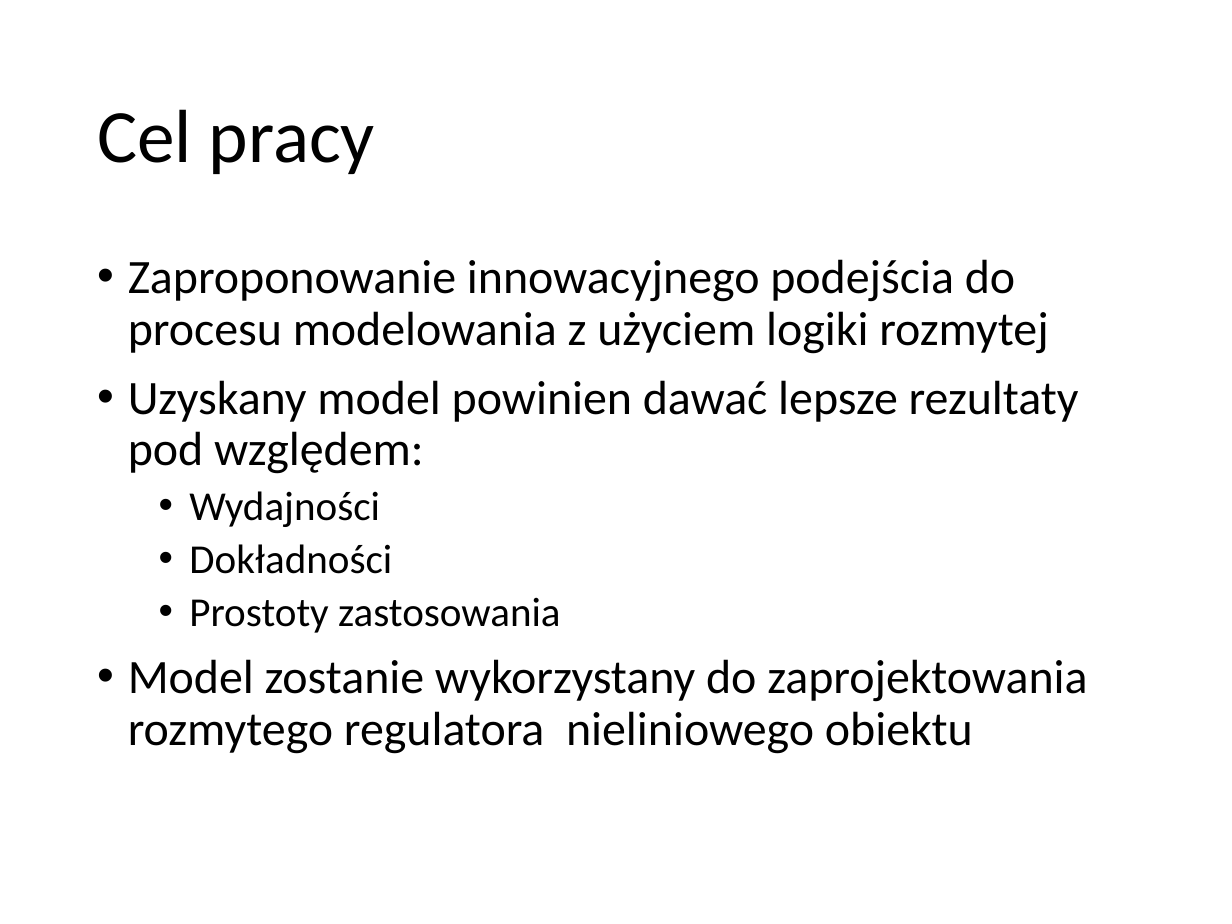
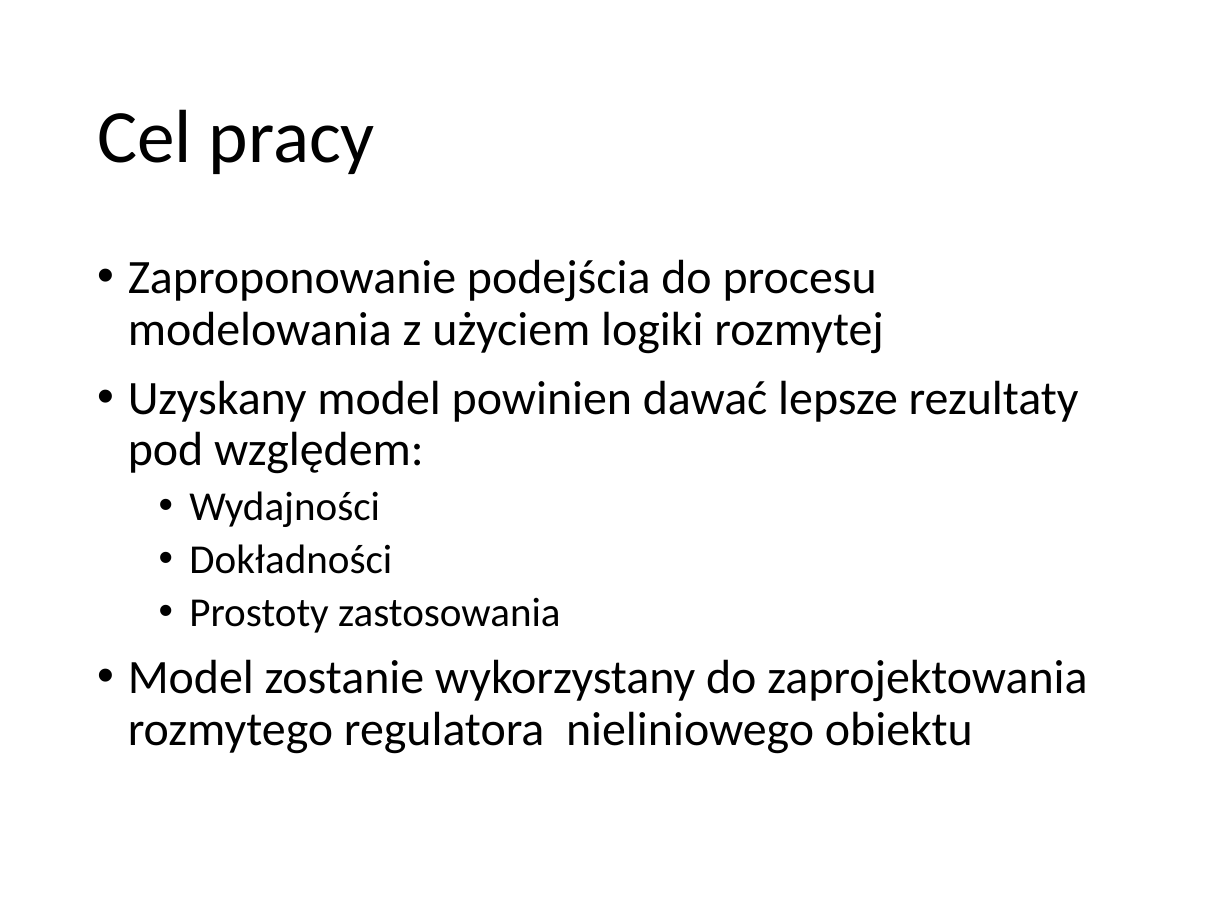
Before and after one commit to macklo/masters-thesis, a slide deck: slide 2 of presentations/SDM2_wstep.pptx. Drawn at 1232x924 pixels with LibreOffice and Linux fonts; fonts in the diff are those of the drawing. Boxes give left, top, right and bottom in pixels: in the first picture for what was removed or moved away, otherwise in the second. Text is boxed around its words. In the diff, an @@ line names an element or a change of style, - is before the commit and + after.

```diff
--- a/presentations/SDM2_wstep.pptx
+++ b/presentations/SDM2_wstep.pptx
@@ text at (128, 259, 883, 354): text changed @@
-• Zaproponowanie innowacyjnego podejścia do procesu modelowania z użyciem logiki rozmytej
+• Zaproponowanie podejścia do procesu modelowania z użyciem logiki rozmytej
```
Also in this commit, not shown: 2 other slides changed, 1 slide removed, 14 other files.
